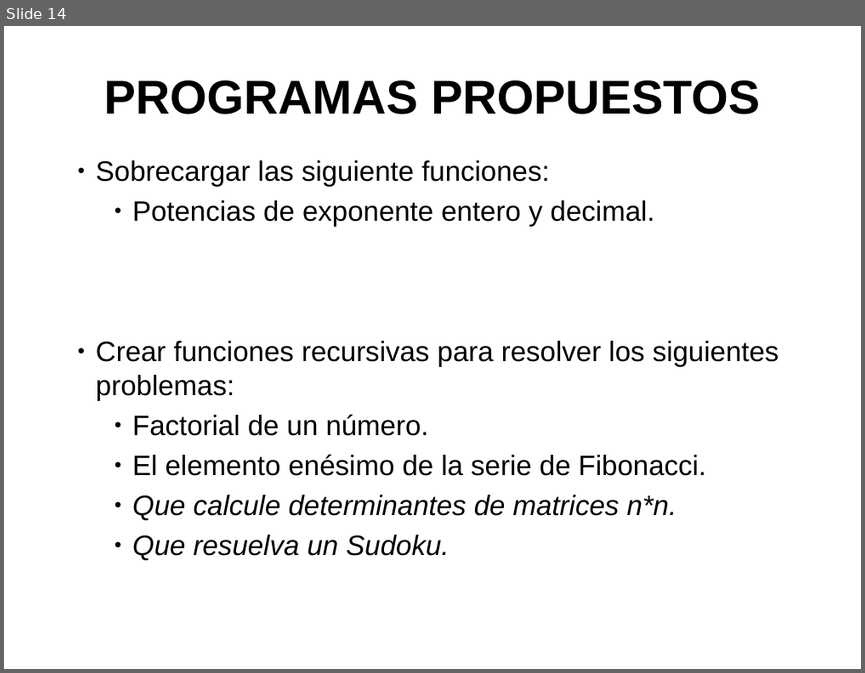
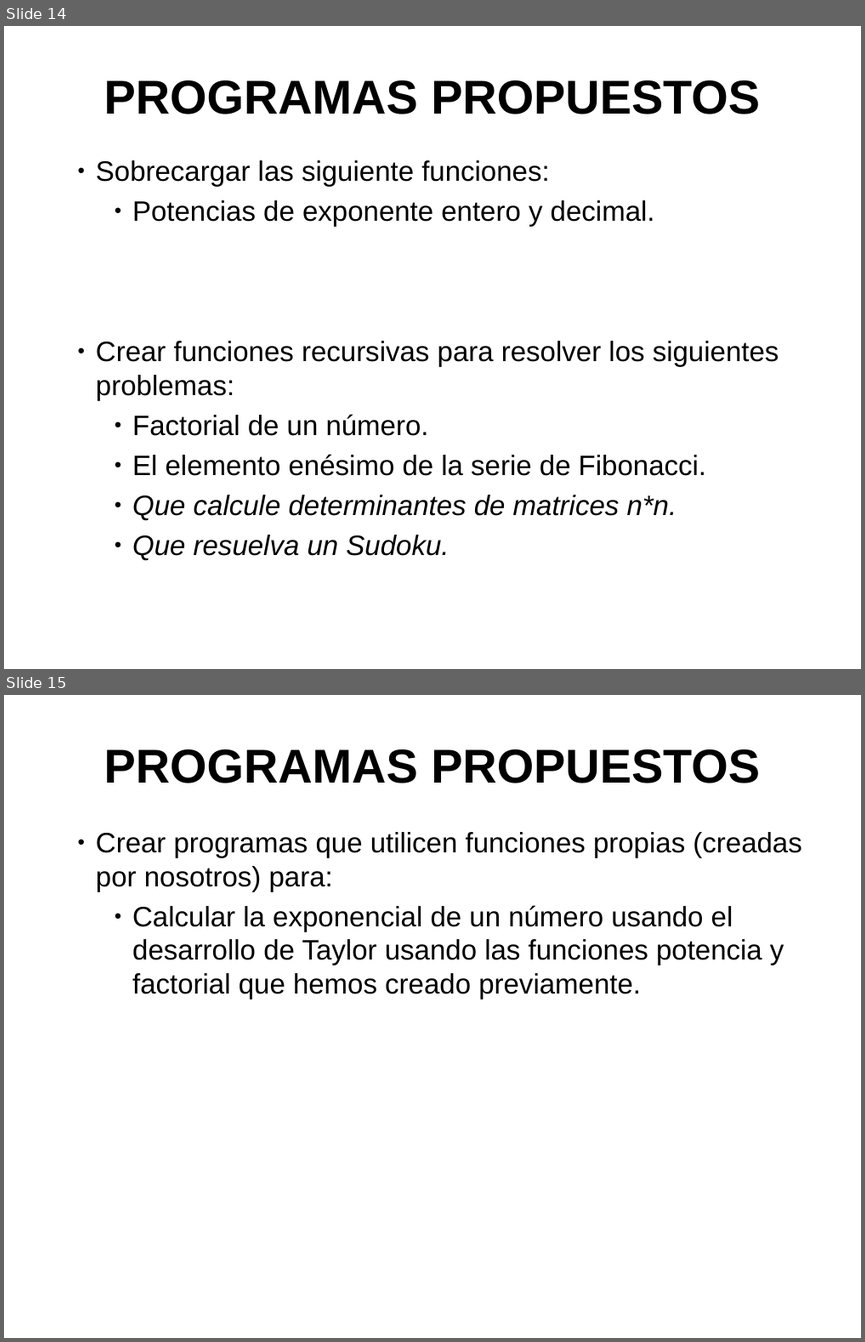
Before and after one commit to trivi/Introduccion-C-EFE-Oct, a slide deck: 07.Funciones, recursividad y sobrecarga/07.Funciones, recursividad y sobrecarga.odp. Shown one above the other, each under a label of ours: slide 14 before the commit, slides 14 and 15 after it. The pictures are 865x673 and 865x1342 pixels, drawn with LibreOffice and Linux fonts; fonts in the diff are those of the drawing. Boxes give left, top, right and bottom in pixels: in the first picture for what was removed or moved away, otherwise in the second. Text is boxed around its words. In the diff, an @@ line names an element or a change of style, - is before the commit and + after.

Commit message:
Añadido programa que calcula Pi y modificados enunciados de problemas del tema 7

```diff
--- a/07.Funciones, recursividad y sobrecarga/07.Funciones, recursividad y sobrecarga.odp
+++ b/07.Funciones, recursividad y sobrecarga/07.Funciones, recursividad y sobrecarga.odp
@@ slide 15 added at (x1=4, y1=695, x2=861, y2=1338), background #FFFFFF @@
@@ title added at (x1=104, y1=749, x2=760, y2=783), 44 pt, text #000000, bold @@
+PROGRAMAS PROPUESTOS
@@ text added at (x1=96, y1=832, x2=801, y2=999), 26 pt, text #000000 @@
+● Crear programas que utilicen funciones propias (creadas por nosotros) para:
+    ● Calcular la exponencial de un número usando el desarrollo de Taylor usando las funciones potencia y factorial que hemos creado previamente.
```
Also in this commit, not shown: 1 slide changed, 1 other file.
